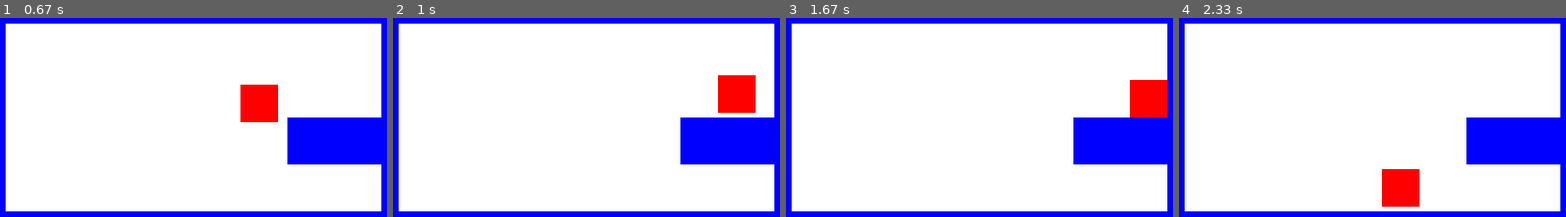
Above: before the commit, frames 1-4 (left to right).
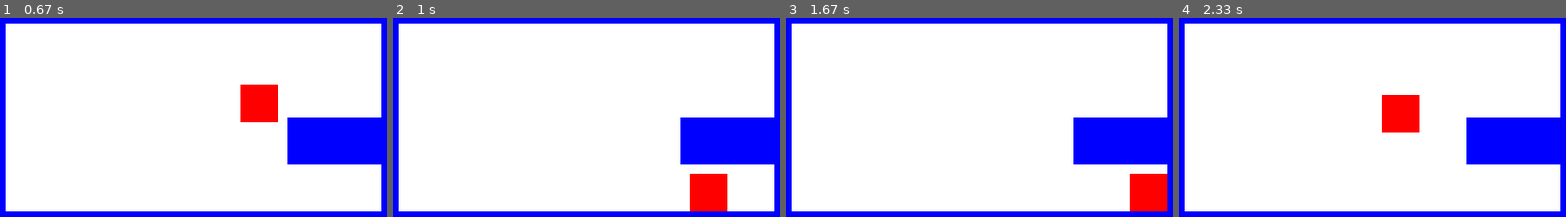
Above: after the commit, the same moments.

Repository: bobg207/PygamePractice
Game: pygame game, started from main.py
Two runs of this game, one before a commit and one after it. Both use one fixed random seed, a clock stepped at 60 frames per second and the inputs below.
Inputs:
- Up to frame 1 (0.67 s): hold Space from 0.33 s (still down); hold Right from 0.33 s (still down)
- Up to frame 2 (1 s): release Space at 0.8 s; release Right at 0.8 s; hold Right from 0.83 s (still down); tap Space at 0.9 s
- Up to frame 3 (1.67 s): tap Space at 1.2 s; release Right at 1.3 s
- Up to frame 4 (2.33 s): hold Left from 1.83 s (still down); tap Space at 1.9, 2.2 s

Frame 1 is identical in both runs. In frame 2, 3.7% of the frame differs, in the area x 76-94%, y 28-98%; in frame 3, 3.7%; in frame 4, 3.7%.

Commit message:
first commit

Diff:
--- a/components.py
+++ b/components.py
@@ -13,6 +13,7 @@
 
         self.y_velo = 0
         self.jumping = False
+        self.landed = True
         self.jump_height = 15
 
     def draw(self):
@@ -24,13 +25,16 @@
 
         keys = pygame.key.get_pressed()
 
-        if keys[pygame.K_RIGHT] and self.rect.right + x_change < WIDTH-BRICK_WIDTH:
+        if keys[pygame.K_RIGHT]: # and self.rect.right + x_change < WIDTH-BRICK_WIDTH:
             x_change = self.x_velo
-        if keys[pygame.K_LEFT] and self.rect.x > BRICK_WIDTH:
+        if keys[pygame.K_LEFT]: # and self.rect.x > BRICK_WIDTH:
             x_change = -1*self.x_velo
-        if keys[pygame.K_SPACE] and not self.jumping:
+        if keys[pygame.K_SPACE] and not self.jumping and self.landed:
             self.jumping = True
+            self.landed = False
             self.y_velo = -15
+        if not keys[pygame.K_SPACE]:
+            self.jumping = False
 
         # add gravity
         self.y_velo += GRAVITY
@@ -40,10 +44,12 @@
         y_change += self.y_velo
 
         for surface in surface_list:
+            if surface.rect.colliderect(self.rect.x + x_change, self.rect.y, self.rect.width, self.rect.height):
+                x_change = 0
             if surface.rect.colliderect(self.rect.x, self.rect.y + y_change, self.rect.width, self.rect.height):
                 if self.y_velo >= 0:
                     y_change = surface.rect.top - self.rect.bottom
-                    self.jumping = False
+                    self.landed = True
                     self.y_velo = 0
                 elif self.y_velo < 0:
                     y_change = surface.rect.bottom - self.rect.top
